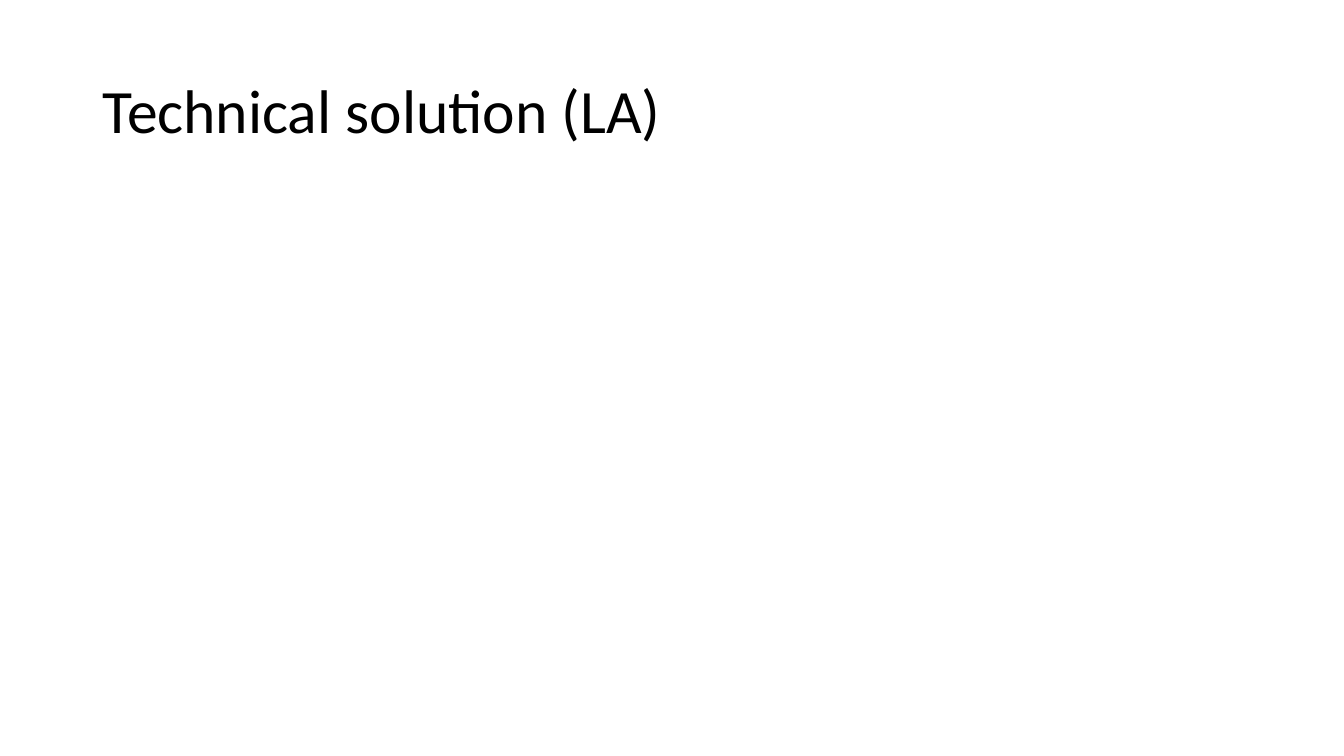
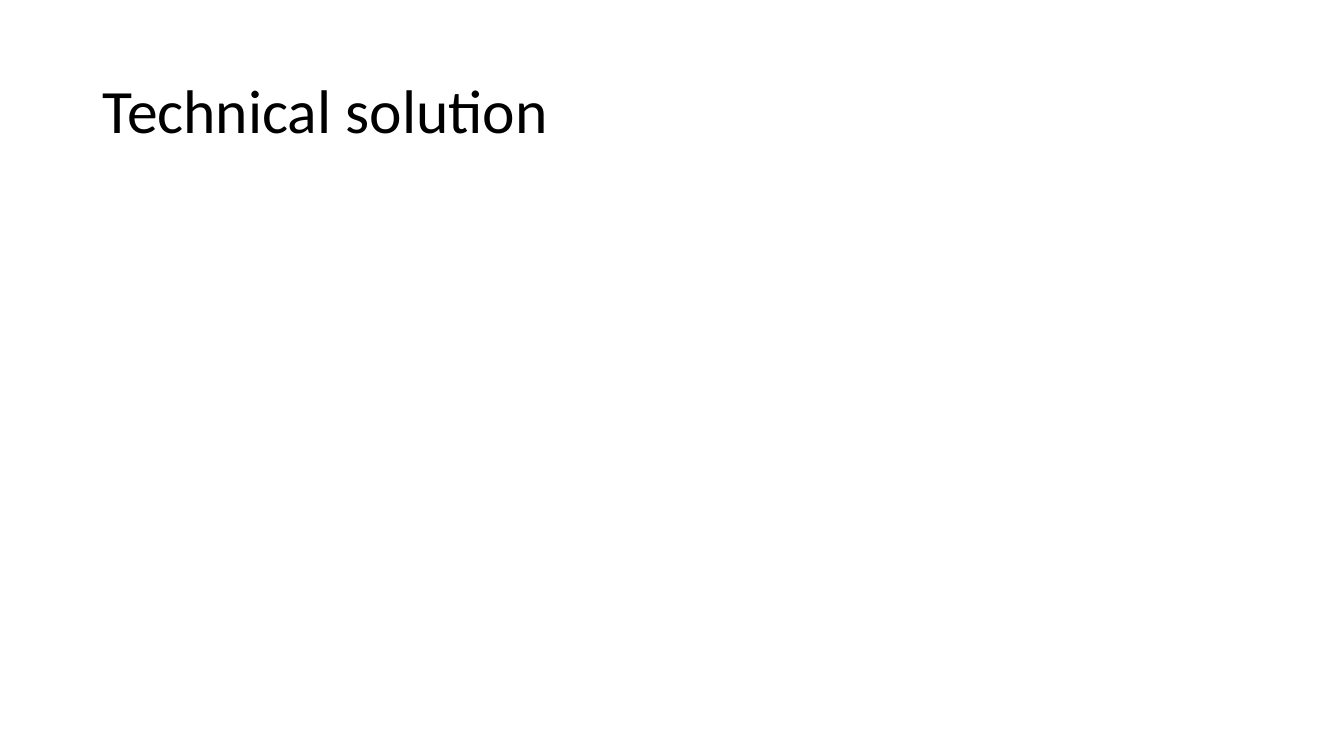
Before and after one commit to polonnikovasvetlana/SE_UAVArcticDelivery_Team5, a slide deck: slide 9 of PDR/PDR_pres.pptx (slide 7 before the commit). Drawn at 1344x756 pixels with LibreOffice and Linux fonts; fonts in the diff are those of the drawing. Boxes give left, top, right and bottom in pixels: in the first picture for what was removed or moved away, otherwise in the second. Text is boxed around its words. In the diff, an @@ line names an element or a change of style, - is before the commit and + after.

```diff
--- a/PDR/PDR_pres.pptx
+++ b/PDR/PDR_pres.pptx
@@ title at (x1=102, y1=90, x2=548, y2=134): text changed @@
-Technical solution (LA)
+Technical solution
```
Also in this commit, not shown: 1 other slide changed, 4 slides added, 1 slide removed, 9 other files.
